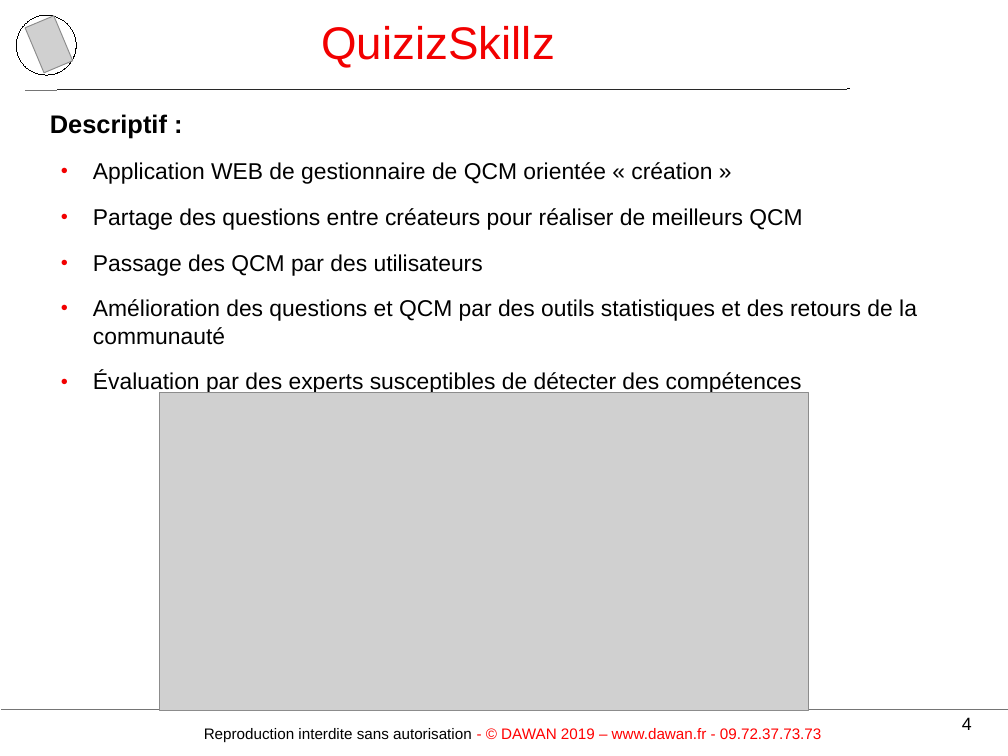
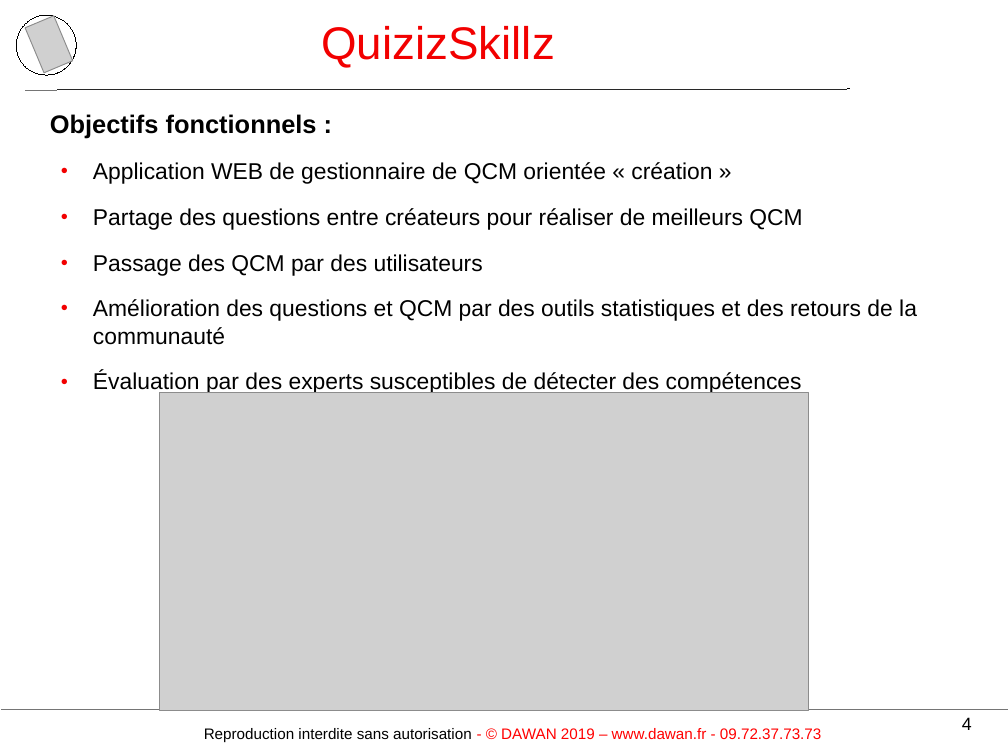
Before and after one commit to TeamLBnantes/QCM, a slide deck: slide 4 of 02Organisation/presentation de Mai/QuizIzSkillzAvecQCM.odp. Drawn at 1008x756 pixels with LibreOffice and Linux fonts; fonts in the diff are those of the drawing; grey boxes stand for pictures; background and template pictures are left out. Boxes give left, top, right and bottom in pixels: in the first picture for what was removed or moved away, otherwise in the second. Text is boxed around its words. In the diff, an @@ line names an element or a change of style, - is before the commit and + after.

```diff
--- a/02Organisation/presentation de Mai/QuizIzSkillzAvecQCM.odp
+++ b/02Organisation/presentation de Mai/QuizIzSkillzAvecQCM.odp
@@ text at <box>50,114,317,139</box>: text changed @@
-Descriptif :
+Objectifs fonctionnels :
```
Also in this commit, not shown: 8 other slides changed, 3 slides added, 7 slides removed, 13 other files.
